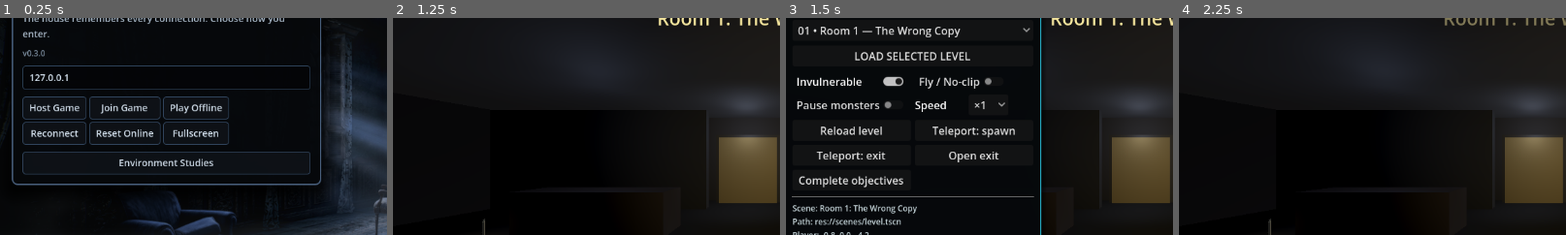
Above: before the commit, frames 1-4 (left to right).
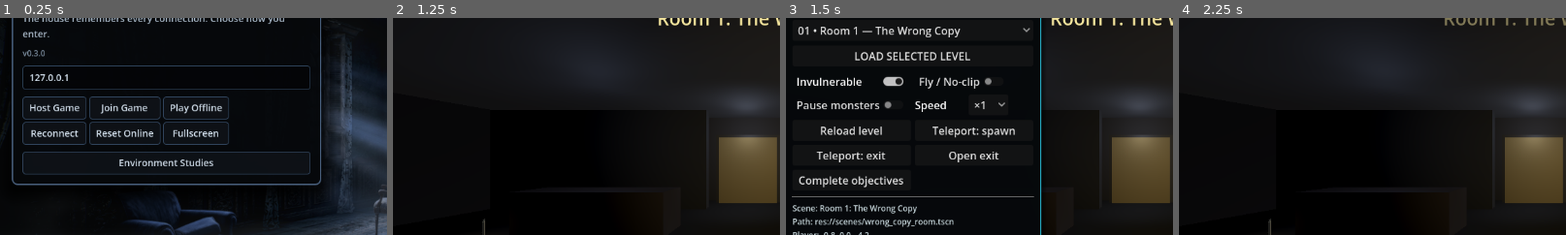
Above: after the commit, the same moments.

Repository: hlibsamko/creepy_pasta
Game: Godot game, scene res://scenes/main.tscn
Two runs of this game, one before a commit and one after it. Both use one fixed random seed, a clock stepped at 60 frames per second and the inputs below.
Inputs:
- Up to frame 1 (0.25 s): no input
- Up to frame 2 (1.25 s): click "Play Offline" at 0.5 s
- Up to frame 3 (1.5 s): click "+" at 1.25 s
- Up to frame 4 (2.25 s): click "−" at 2 s
The pictures show only the part of the screen within x 1-51%, y 18-67%; the shares and areas given below are measured in that part.

Frames 1-2 are identical in both runs. In frame 3, 0.5% of the frame differs, in the area x 20-44%, y 91-97%; in frame 4, nothing differs.

Commit message:
refactor: rename the Wrong Copy production route

Diff:
--- a/scenes/main.tscn
+++ b/scenes/main.tscn
@@ -2,7 +2,7 @@
 
 [ext_resource type="Script" path="res://scripts/main.gd" id="1_main"]
 [ext_resource type="Script" path="res://scripts/network_manager.gd" id="2_network"]
-[ext_resource type="PackedScene" path="res://scenes/level.tscn" id="3_level"]
+[ext_resource type="PackedScene" path="res://scenes/wrong_copy_room.tscn" id="3_level"]
 [ext_resource type="PackedScene" path="res://scenes/game_ui.tscn" id="4_ui"]
 [ext_resource type="Script" path="res://scripts/day_night_cycle.gd" id="5_day_night"]
 [ext_resource type="Script" path="res://scripts/audio_cues.gd" id="6_audio_cues"]
--- a/scenes/level.tscn
+++ b/scenes/wrong_copy_room.tscn
@@ -102,7 +102,7 @@
 [sub_resource type="BoxShape3D" id="Shape_exit"]
 size = Vector3(2.2, 2.3, 1)
 
-[node name="Level" type="Node3D" unique_id=188413310]
+[node name="WrongCopyRoom" type="Node3D" unique_id=188413310]
 
 [node name="Environment" type="Node3D" parent="."]
 
--- a/scripts/main.gd
+++ b/scripts/main.gd
@@ -5,7 +5,7 @@
 const LEVEL_RUNTIME_QUERY := preload("res://scripts/level_runtime_query.gd")
 const ACCOUNT_GAME_BRIDGE := preload("res://scripts/account_game_bridge.gd")
 const PLAYER_SCENE := preload("res://scenes/player.tscn")
-const LEVEL_SCENE := preload("res://scenes/level.tscn")
+const WRONG_COPY_ROOM_SCENE := preload("res://scenes/wrong_copy_room.tscn")
 const NEXT_PLACE_SCENE := preload("res://scenes/next_place.tscn")
 const BACKROOMS_SCENE := preload("res://scenes/backrooms/backrooms.tscn")
 const HOUSE_BUILDER_DEMO_SCENE := preload("res://scenes/endless_house/endless_house_builder_demo.tscn")
@@ -33,7 +33,7 @@
 const ACCOUNT_AUTH_TIMEOUT_MSEC := 10000
 const ACCOUNT_HEARTBEAT_INTERVAL := 60.0
 const SESSION_LEVEL_PATHS := [
-	"res://scenes/level.tscn",
+	"res://scenes/wrong_copy_room.tscn",
 	"res://scenes/next_place.tscn",
 	"res://scenes/backrooms/backrooms.tscn",
 	"res://scenes/endless_house/endless_house_builder_demo.tscn",
@@ -42,7 +42,7 @@
 	"res://scenes/fourth_room.tscn",
 ]
 const SESSION_EXIT_DEFINITIONS := {
-	"res://scenes/level.tscn": {
+	"res://scenes/wrong_copy_room.tscn": {
 		"position": Vector3(0.0, 1.15, 5.35),
 		"activation_radius": 2.0,
 	},
@@ -72,7 +72,7 @@
 	},
 }
 const SESSION_NOTE_DEFINITIONS := {
-	"res://scenes/level.tscn": {
+	"res://scenes/wrong_copy_room.tscn": {
 		"Note1": {
 			"text": "Torn maintenance log: fast footsteps wake it; the runner becomes its clearest target.",
 			"position": Vector3(-4.9, 0.55, -1.8),
@@ -220,7 +220,7 @@
 	},
 }
 const SESSION_CLIENT_DISCOVERIES := {
-	"res://scenes/level.tscn": [
+	"res://scenes/wrong_copy_room.tscn": [
 		{
 			"source_id": "DialogueNpcs/EntryRadio",
 			"unlock": false,
@@ -318,7 +318,7 @@
 	],
 }
 const SESSION_NOTE_GATED_MONSTERS := {
-	"res://scenes/level.tscn": [
+	"res://scenes/wrong_copy_room.tscn": [
 		{
 			"source_id": "Monsters/OpeningListener",
 			"notes_required": 1,
@@ -366,7 +366,7 @@
 var collected_note_ids: Array[String] = []
 var session_collected_notes := 0
 var started := false
-var current_level_scene: PackedScene = LEVEL_SCENE
+var current_level_scene: PackedScene = WRONG_COPY_ROOM_SCENE
 var nearby_dialogue_npc: DialogueNpc
 var active_dialogue_npc: DialogueNpc
 var active_dialogue_pages: Array[String] = []
@@ -906,7 +906,7 @@
 	monster_journal.reset()
 	ui.set_journal_available(false)
 	_clear_players()
-	_load_level_scene(LEVEL_SCENE)
+	_load_level_scene(WRONG_COPY_ROOM_SCENE)
 	_update_hud()
 
 
@@ -1312,7 +1312,7 @@
 	return {
 		"id": session_id,
 		"name": "Session %s" % session_id.trim_prefix("S"),
-		"level_path": LEVEL_SCENE.resource_path,
+		"level_path": WRONG_COPY_ROOM_SCENE.resource_path,
 		"collected_note_ids": [],
 		"session_collected_notes": 0,
 		"exit_open": false,
@@ -1495,7 +1495,7 @@
 
 func _get_level_title_from_path(level_path: String) -> String:
 	match level_path:
-		"res://scenes/level.tscn":
+		"res://scenes/wrong_copy_room.tscn":
 			return "Room 1"
 		"res://scenes/next_place.tscn":
 			return "Room 2"
@@ -1640,7 +1640,7 @@
 
 
 func _reset_online_session_state(state: Dictionary) -> void:
-	state["level_path"] = LEVEL_SCENE.resource_path
+	state["level_path"] = WRONG_COPY_ROOM_SCENE.resource_path
 	state["collected_note_ids"] = []
 	state["session_collected_notes"] = 0
 	state["exit_open"] = false
@@ -1686,7 +1686,7 @@
 	active_dialogue_pages.clear()
 	active_dialogue_index = 0
 	_clear_players()
-	_load_level_scene(LEVEL_SCENE)
+	_load_level_scene(WRONG_COPY_ROOM_SCENE)
 	started = true
 	if _is_network_server():
 		_spawn_current_players()
@@ -1771,7 +1771,7 @@
 
 func _get_session_spawn_positions(level_path: String) -> Array:
 	match level_path:
-		"res://scenes/level.tscn":
+		"res://scenes/wrong_copy_room.tscn":
 			return [Vector3(-0.8, 0.2, -4.15), Vector3(0.8, 0.2, -4.15)]
 		"res://scenes/backrooms/backrooms.tscn":
 			return [Vector3(4.0, 0.2, 4.0), Vector3(4.8, 0.2, 4.0), Vector3(3.2, 0.2, 4.0)]
@@ -1789,7 +1789,7 @@
 func _get_session_spawn_yaw(level_path: String) -> float:
 	if level_path == HOUSE_BUILDER_DEMO_SCENE.resource_path or level_path == UNLIT_EVIDENCE_SCENE.resource_path:
 		return -PI * 0.5
-	if level_path == LEVEL_SCENE.resource_path or level_path == CORRIDOR_SCENE.resource_path:
+	if level_path == WRONG_COPY_ROOM_SCENE.resource_path or level_path == CORRIDOR_SCENE.resource_path:
 		return PI
 	return 0.0
 
@@ -1814,7 +1814,7 @@
 
 
 func _get_spawn_yaw() -> float:
-	if current_level_scene == LEVEL_SCENE or current_level_scene == CORRIDOR_SCENE:
+	if current_level_scene == WRONG_COPY_ROOM_SCENE or current_level_scene == CORRIDOR_SCENE:
 		return PI
 	if current_level_scene == HOUSE_BUILDER_DEMO_SCENE or current_level_scene == UNLIT_EVIDENCE_SCENE:
 		return -PI * 0.5
@@ -2523,7 +2523,7 @@
 
 func _advance_online_session(state: Dictionary) -> void:
 	var current_path := str(state["level_path"])
-	if current_path == LEVEL_SCENE.resource_path:
+	if current_path == WRONG_COPY_ROOM_SCENE.resource_path:
 		_apply_discovery_to_online_session(state, false, "listener", 2)
 	elif current_path == CORRIDOR_SCENE.resource_path:
 		_apply_discovery_to_online_session(state, false, "listener", 3)
@@ -2598,7 +2598,7 @@
 func _record_level_completion_discovery() -> void:
 	var entry_id := ""
 	var fact_index := 0
-	if current_level_scene == LEVEL_SCENE:
+	if current_level_scene == WRONG_COPY_ROOM_SCENE:
 		entry_id = "listener"
 		fact_index = 2
 	elif current_level_scene == CORRIDOR_SCENE:
@@ -2613,7 +2613,7 @@
 
 
 func _get_next_level_scene() -> PackedScene:
-	if current_level_scene == LEVEL_SCENE:
+	if current_level_scene == WRONG_COPY_ROOM_SCENE:
 		return NEXT_PLACE_SCENE
 	if current_level_scene == NEXT_PLACE_SCENE:
 		return BACKROOMS_SCENE
@@ -3190,7 +3190,7 @@
 	debug_preview_session_collected_notes = 0
 	started = false
 	_clear_players()
-	_load_level_scene(LEVEL_SCENE)
+	_load_level_scene(WRONG_COPY_ROOM_SCENE)
 	Input.mouse_mode = Input.MOUSE_MODE_VISIBLE
 	ui.show_branch_browser(BranchCatalog.ALL)
 	ui.set_status("Choose another environment study or return to the main route.")
@@ -3218,7 +3218,7 @@
 	collected_note_ids.clear()
 	session_collected_notes = debug_preview_session_collected_notes
 	debug_preview_session_collected_notes = 0
-	_load_level_scene(LEVEL_SCENE)
+	_load_level_scene(WRONG_COPY_ROOM_SCENE)
 	_move_current_players_to_spawns()
 	ui.set_status("The maintenance test folded back into the first room.")
 	_update_hud()
@@ -3267,7 +3267,7 @@
 
 func _get_qa_level_entries() -> Array:
 	var entries := [
-		{"title": "01 • Room 1 — The Wrong Copy", "scene_path": LEVEL_SCENE.resource_path},
+		{"title": "01 • Room 1 — The Wrong Copy", "scene_path": WRONG_COPY_ROOM_SCENE.resource_path},
 		{"title": "02 • Room 2 — The Copied Door", "scene_path": NEXT_PLACE_SCENE.resource_path},
 		{"title": "03 • Backrooms — Yellow Drift", "scene_path": BACKROOMS_SCENE.resource_path},
 		{"title": "04 • House Survey — Repeated Hall", "scene_path": HOUSE_BUILDER_DEMO_SCENE.resource_path},
@@ -3639,8 +3639,8 @@
 
 func _get_level_scene_by_path(scene_path: String) -> PackedScene:
 	match scene_path:
-		LEVEL_SCENE.resource_path:
-			return LEVEL_SCENE
+		WRONG_COPY_ROOM_SCENE.resource_path:
+			return WRONG_COPY_ROOM_SCENE
 		NEXT_PLACE_SCENE.resource_path:
 			return NEXT_PLACE_SCENE
 		BACKROOMS_SCENE.resource_path:
@@ -4122,7 +4122,7 @@
 		return
 
 	var objective := ""
-	if current_level_scene == LEVEL_SCENE:
+	if current_level_scene == WRONG_COPY_ROOM_SCENE:
 		objective = "The Listener is behind you. Recover two records along the route and cross the narrow doorway."
 	elif current_level_scene == NEXT_PLACE_SCENE:
 		if collected_notes >= total_notes and total_notes > 0 and not _are_pressure_plates_satisfied():
@@ -4175,7 +4175,7 @@
 
 
 func _get_level_title() -> String:
-	if current_level_scene == LEVEL_SCENE:
+	if current_level_scene == WRONG_COPY_ROOM_SCENE:
 		return "Room 1: The Wrong Copy"
 	if current_level_scene == NEXT_PLACE_SCENE:
 		return "Room 2: The Copied Door"
--- a/tests/smoke/scripts/audio_cues_smoke.gd
+++ b/tests/smoke/scripts/audio_cues_smoke.gd
@@ -10,7 +10,7 @@
 		_fail("Maintenance power-change cues are missing")
 		return
 
-	var default_profile: Vector2 = cues.call("_get_ambience_profile", "res://scenes/level.tscn")
+	var default_profile: Vector2 = cues.call("_get_ambience_profile", "res://scenes/wrong_copy_room.tscn")
 	var house_profile: Vector2 = cues.call(
 		"_get_ambience_profile",
 		"res://scenes/endless_house/endless_house_builder_demo.tscn"
--- a/tests/smoke/scripts/main_state_smoke.gd
+++ b/tests/smoke/scripts/main_state_smoke.gd
@@ -31,13 +31,13 @@
 	_assert_pressure_plate_definitions("initial level")
 	_assert_exit_definition("initial level")
 	await _assert_note_collection_guards()
-	main.call("_load_level_scene", main.LEVEL_SCENE)
+	main.call("_load_level_scene", main.WRONG_COPY_ROOM_SCENE)
 	await get_tree().process_frame
 	_assert_opening_rumor_source()
 	_assert_opening_chase_layout()
 	_assert_plain_note_collection_preserves_input()
 	_assert_offline_restart_restores_player()
-	main.call("_load_level_scene", main.LEVEL_SCENE)
+	main.call("_load_level_scene", main.WRONG_COPY_ROOM_SCENE)
 	await get_tree().process_frame
 	await _assert_note_interaction_restores_input()
 	await _assert_debug_unlit_preview()
@@ -284,7 +284,7 @@
 
 
 func _assert_level_sequence() -> void:
-	main.set("current_level_scene", main.LEVEL_SCENE)
+	main.set("current_level_scene", main.WRONG_COPY_ROOM_SCENE)
 	if main.call("_get_next_level_scene") != NEXT_PLACE_SCENE:
 		_fail("Level sequence does not route level -> next_place")
 		return
@@ -311,7 +311,7 @@
 	if main.call("_get_next_level_scene") != FOURTH_ROOM_SCENE:
 		_fail("Level sequence does not route corridor -> fourth_room")
 		return
-	main.set("current_level_scene", main.LEVEL_SCENE)
+	main.set("current_level_scene", main.WRONG_COPY_ROOM_SCENE)
 
 
 func _assert_session_reassignment_cleanup() -> void:
@@ -445,7 +445,7 @@
 	main.set("active_session_id", "SMOKE_OLD")
 	main.call(
 		"_sync_session_state",
-		main.LEVEL_SCENE.resource_path,
+		main.WRONG_COPY_ROOM_SCENE.resource_path,
 		first_session_notes,
 		1,
 		false,
@@ -463,7 +463,7 @@
 
 	main.call(
 		"_sync_session_state",
-		main.LEVEL_SCENE.resource_path,
+		main.WRONG_COPY_ROOM_SCENE.resource_path,
 		clean_session_notes,
 		0,
 		false,
@@ -1578,7 +1578,7 @@
 	main.call("_on_level_exit_entered")
 	await get_tree().process_frame
 	if (
-		main.get("current_level_scene") != main.LEVEL_SCENE
+		main.get("current_level_scene") != main.WRONG_COPY_ROOM_SCENE
 		or int(main.get("session_collected_notes")) != session_records_before
 		or not main.get("players").get_node_or_null("1")
 	):
--- a/tests/smoke/scripts/network_note_smoke.gd
+++ b/tests/smoke/scripts/network_note_smoke.gd
@@ -170,7 +170,7 @@
 	if int(main.collected_notes) != 0:
 		_fail("Online session reset did not clear collected notes")
 		return
-	if main.current_level_scene.resource_path != "res://scenes/level.tscn":
+	if main.current_level_scene.resource_path != "res://scenes/wrong_copy_room.tscn":
 		_fail("Online session reset did not restore Room 1")
 		return
 	if main.monster_journal.unlocked:
@@ -209,7 +209,7 @@
 		return false
 	main._request_next_level_transition.rpc_id(1)
 	await get_tree().create_timer(0.4).timeout
-	if main.current_level_scene.resource_path != "res://scenes/level.tscn":
+	if main.current_level_scene.resource_path != "res://scenes/wrong_copy_room.tscn":
 		_fail("Room 1 accepted a transition request away from its exit")
 		return false
 	await _move_local_player_to(Vector3(0.0, 0.2, 3.8))
--- a/tests/visual/scenes/initial_room_visual_capture.tscn
+++ b/tests/visual/scenes/initial_room_visual_capture.tscn
@@ -1,6 +1,6 @@
 [gd_scene load_steps=3 format=3]
 
-[ext_resource type="PackedScene" path="res://scenes/level.tscn" id="1_room"]
+[ext_resource type="PackedScene" path="res://scenes/wrong_copy_room.tscn" id="1_room"]
 [ext_resource type="Script" path="res://tests/visual/scripts/room_visual_capture.gd" id="2_capture"]
 
 [node name="InitialRoomVisualCapture" type="Node3D"]
--- a/tests/visual/scenes/opening_visual_capture.tscn
+++ b/tests/visual/scenes/opening_visual_capture.tscn
@@ -1,6 +1,6 @@
 [gd_scene load_steps=3 format=3]
 
-[ext_resource type="PackedScene" path="res://scenes/level.tscn" id="1_level"]
+[ext_resource type="PackedScene" path="res://scenes/wrong_copy_room.tscn" id="1_level"]
 [ext_resource type="Script" path="res://tests/visual/scripts/opening_visual_capture.gd" id="2_capture"]
 
 [node name="OpeningVisualCapture" type="Node3D"]
